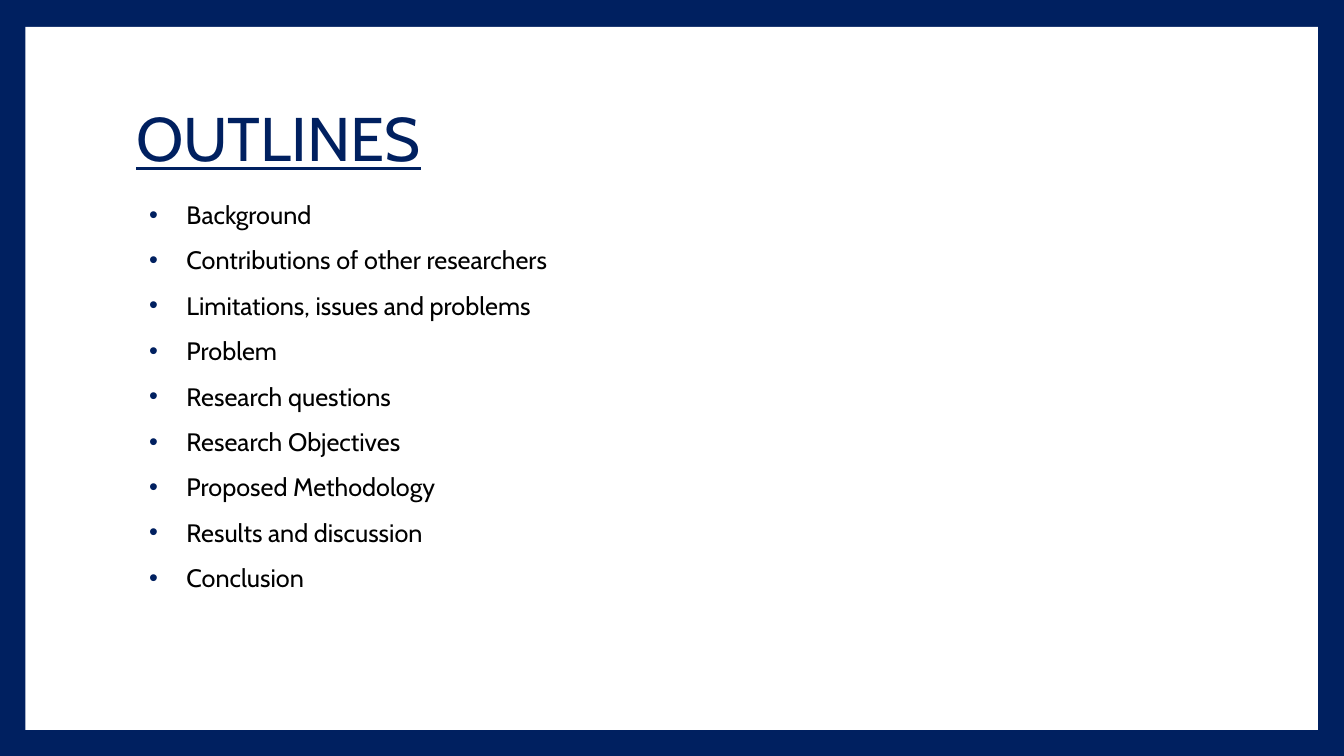
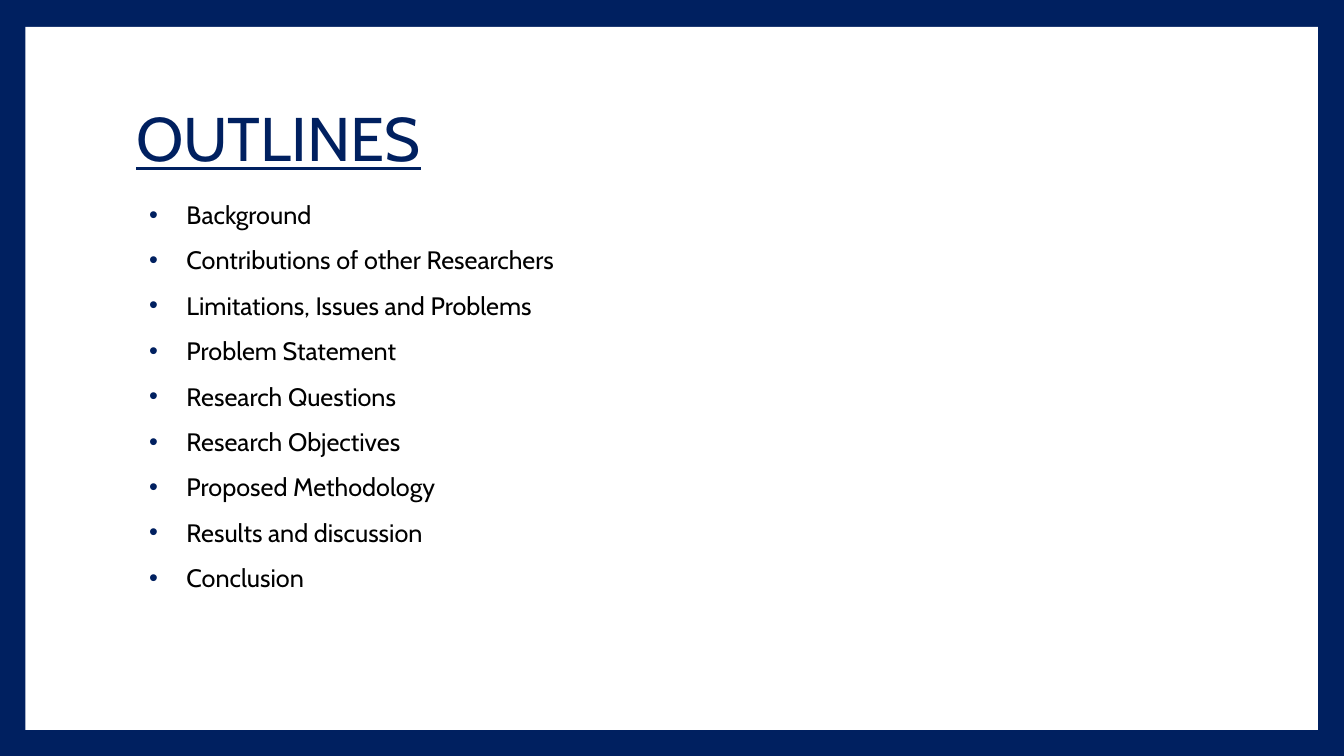
Before and after one commit to hassanarif1231/mphildata, a slide deck: slide 2 of Defence_Thesis.pptx. Drawn at 1344x756 pixels with LibreOffice and Linux fonts; fonts in the diff are those of the drawing. Boxes give left, top, right and bottom in pixels: in the first picture for what was removed or moved away, otherwise in the second. Text is boxed around its words. In the diff, an @@ line names an element or a change of style, - is before the commit and + after.

```diff
--- a/Defence_Thesis.pptx
+++ b/Defence_Thesis.pptx
@@ text at <box>186,250,554,407</box>: text changed @@
-• Contributions of other researchers
-• Limitations, issues and problems
-• Problem
-• Research questions
+• Contributions of other Researchers
+• Limitations, Issues and Problems
+• Problem Statement
+• Research Questions
```
Also in this commit, not shown: 9 other slides changed, 1 slide added, 2 slides removed.
